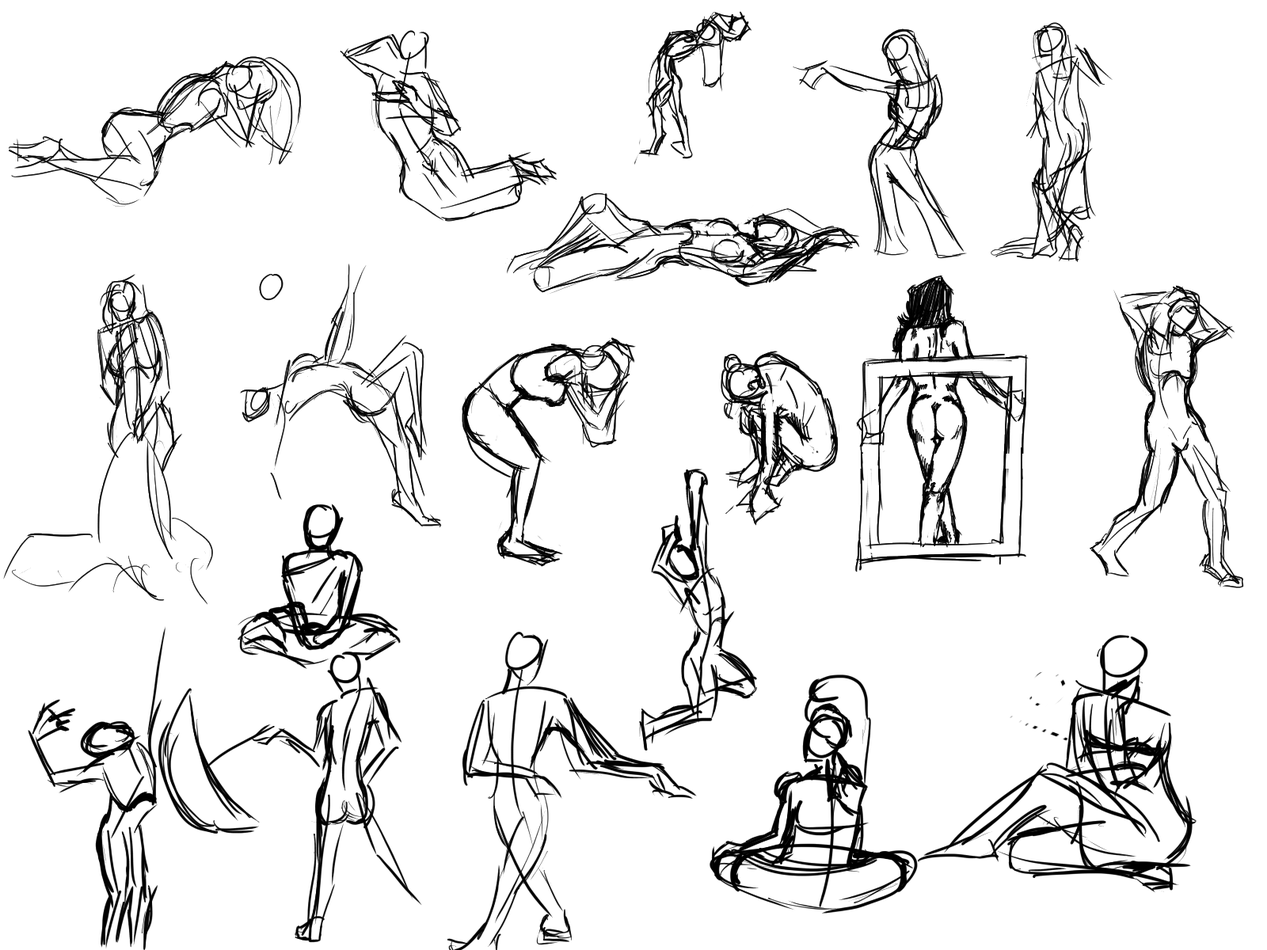
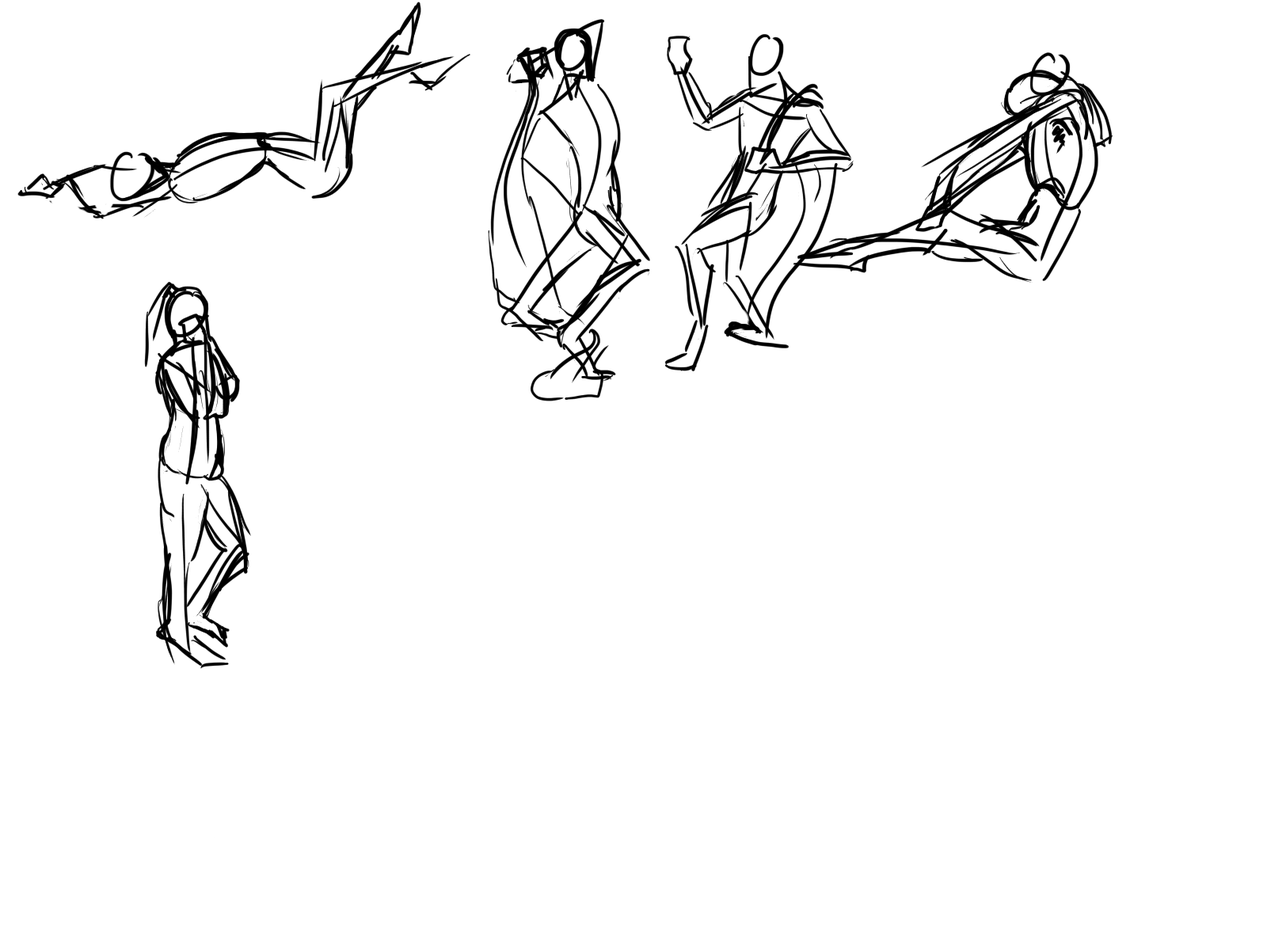
Two versions of the same layered image (w=1267, h=950). Layer-by-layer changes:
added layer "Layer 5" above "Layer 4" over <box>3,1,1115,950</box>
hid "Layer 2", painted on it over <box>3,1,1244,950</box>
